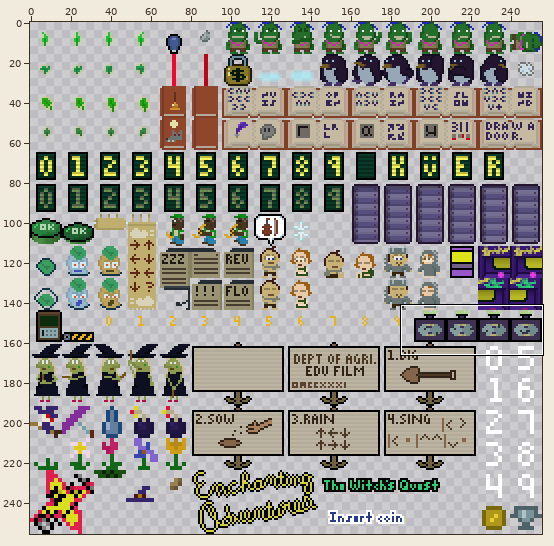
A sprite sheet gets an edit: src/data/image/24-moresprites.png. Above, an overview of the earlier version with the close-up marked.
Close-up. First the earlier version:
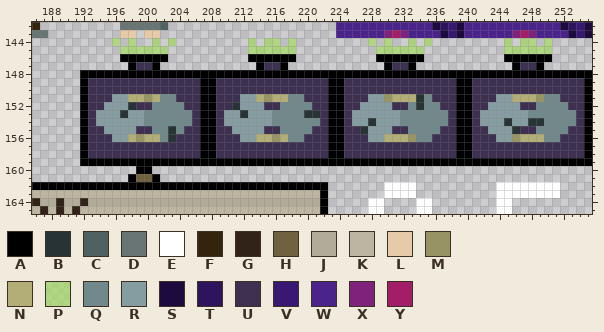
The file is 256x256 pixels. Pixels under 10% opacity are left out. Colours within 5 levels of each other are drawn and written as one. Shown: x 186..255, y 142..165.
Palette (. is transparent): A #000000  B #283335  C #4f6161  D #687574  E #ffffff  F #34230d  G #312317  H #70613f  J #b3ab99  K #bdb5a1  L #e7caa7  M #989365  N #b3ae77  P #a1db5daa  Q #72898c  R #859ca0  S #1d0b3e  T #2e135d  U #3d3051  V #391873  W #4a248b  X #7e227c  Y #a21f68
Pixels before, first column x 186:
142 F..........DDDDDC.....................WWWWWWWWWWWWSTVSWWWWWWWWWWWWSTVS
143 DD.........LL.LL......................WWWWWWXYXWWWWSVSWWWWWWXYXWWWWSVS
144 ..........P.P..P.P.........P.PP.P.........P.P..P.P.........P.PP.P.....
145 ...........PPPPPP..........PPPPPP..........PPPPPP..........PPPPPP.....
146 ...........AAAAAA..........AAAAAA..........AAAAAA..........AAAAAA.....
147 ............AUUA............AUUA............AUUA............AUUA......
148 ......AAAAAAAAAAAAAAAAAAAAAAAAAAAAAAAAAAAAAAAAAAAAAAAAAAAAAAAAAAAAAAAA
149 ......AUUUUUUUUUUUUUUAAUUUUUUUUUUUUUUAAUUUUUUUUUUUUUUAAUUUUUUUUUUUUUUA
150 ......AUUUUUUUUUUUUUUAAUUUUUUUUUUUUUUAAUUUUUUUUUUUUUUAAUUUUUUUUUUUUUUA
151 ......AUUURRNNMNQQUUUAAUUURRNMNNQQUUUAAUUURRMNNNBQUUUAAUUURRNNNMQQUUUA
152 ......AUURRRBUUQQQQUUAAUUBRRRUUQQQQUUAAUURRRRUUQBQQUUAAUURRRRUUQQQQUUA
153 ......AURRRBRRQQQQQQUAAURRBRRRQQQQBBUAAURRRRRRQQQQQQUAAURRRRRRQQQQQQUA
154 ......AURRRRRRQQQQQQUAAURRRRRRQQQQQQUAAURRBRRRQQQQQQUAAURRRBRRBBQQQQUA
155 ......AUURRRRUUQQBQUUAAUURRRRUUQQQQUUAAUUBRRRUUQQQQUUAAUURRRBUUQQQQUUA
156 ......AUUURRNMNNQBUUUAAUUURRNNMNQQUUUAAUUURRNNNMQQUUUAAUUURRMNNNQQUUUA
157 ......AUUUUUUUUUUUUUUAAUUUUUUUUUUUUUUAAUUUUUUUUUUUUUUAAUUUUUUUUUUUUUUA
158 ......AUUUUUUUUUUUUUUAAUUUUUUUUUUUUUUAAUUUUUUUUUUUUUUAAUUUUUUUUUUUUUUA
159 ......AAAAAAAAAAAAAAAAAAAAAAAAAAAAAAAAAAAAAAAAAAAAAAAAAAAAAAAAAAAAAAAA
160 .............AA.......................................................
161 ............AHHA......................................................
162 AAAAAAAAAAAAAAAAAAAAAAAAAAAAAAAAAAAAA.......EEEE..........EEEEEEEE....
163 KKKKKKKKKKKKKKKKKKKKKKKKKKKKKKKKKKKKA.......EEEE..........EEEEEEEE....
164 GJJGJJGJJJJJJJJJJJJJJJJJJJJJJJJJJJJJA.....EE....EE........EE..........
165 KGKGKGKKKKKKKKKKKKKKKKKKKKKKKKKKKKKKA.....EE....EE........EE..........
The same view after the edit:
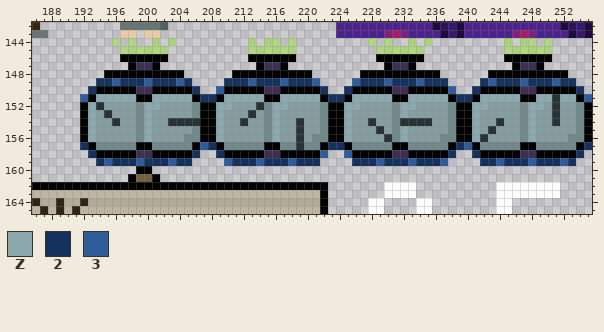
Colours new in this view: Z #8ba8ad  2 #15315d  3 #2f5c9b
What changed:
Changed rows in their new state; - is an unchanged pixel.
first column x 192:
148 ...----------......----------......----------......----------...
149 ..223222322232....222322232223....322232223222....232223222322..
150 .2AAAAA--AAAAA2..3AAAAA--AAAAA2..2AAAAA--AAAAA3..2AAAAA--AAAAA2.
151 3AZZZZZAAZZZZZA22AZZZZZAAZZZZZA22AZZZZZAAZZZZZA22AZZZZZAAZZBZZA3
152 -ZB---RQZZRRRRQ--ZZR--BQZZRRRRQ--ZZ----QZZRRRRQ--ZZ----QZZRBRRQ-
153 -Z-B-R-QZRRRRRQ--Z--RB-QZRRRRRQ--Z-----QZRRRRRQ--Z-----QZRRBRRQ-
154 -Z--B--QZRRBBBB--Z--B--QZRRBRRQ--Z-----QBBBBRRQ--Z--BR-QZRRBRRQ-
155 -ZR----QZRRRRRQ--ZR----QZRRBRRQ--ZRR-B-QZRRRRRQ--ZRB--RQZRRRRRQ-
156 -ZRR--RQZRRRRQQ--ZRR--RQZRRBRQQ--ZRR--BQZRRRRQQ--ZBR--RQZRRRRQQ-
157 2AQQQQQAAQQQQQA32AQQQQQAAQQBQQA22AQQQQQAAQQQQQA23AQQQQQAAQQQQQA2
158 .2AAAAA--AAAAA2..2AAAAA--AAAAA3..3AAAAA--AAAAA2..2AAAAA--AAAAA2.
159 ..232223222322....322232223222....222322232223....223222322232..
